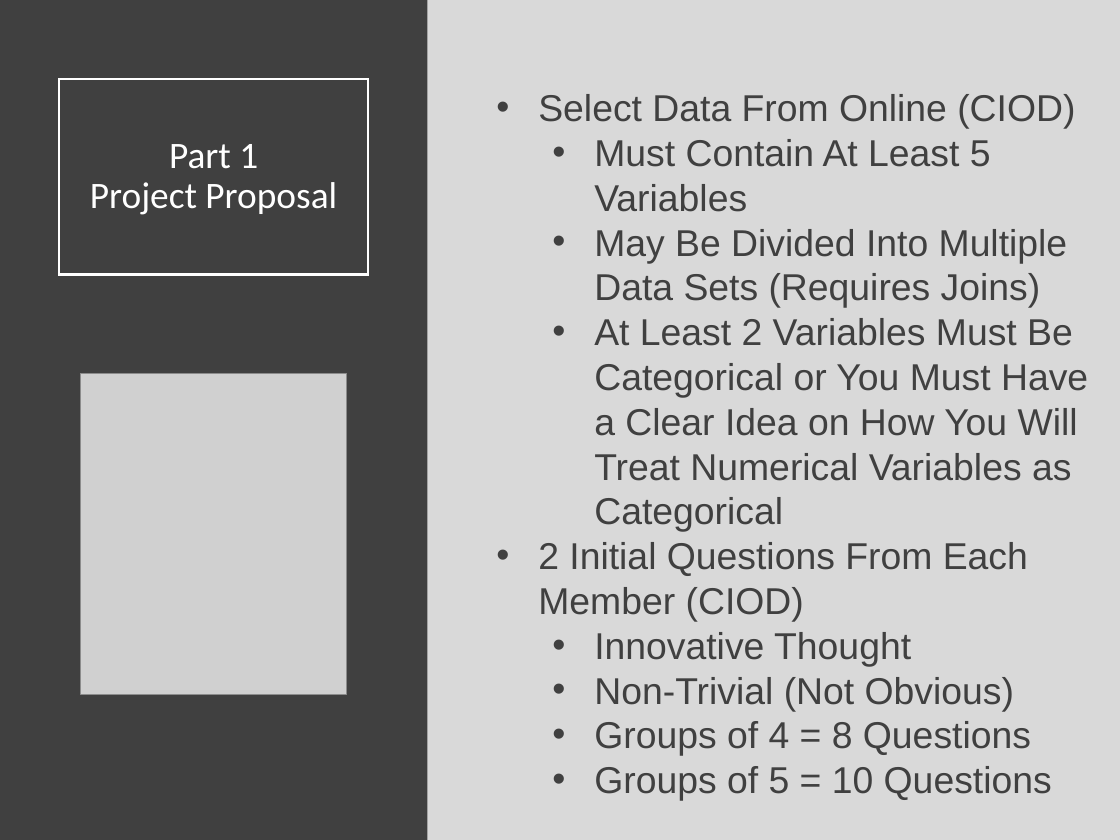
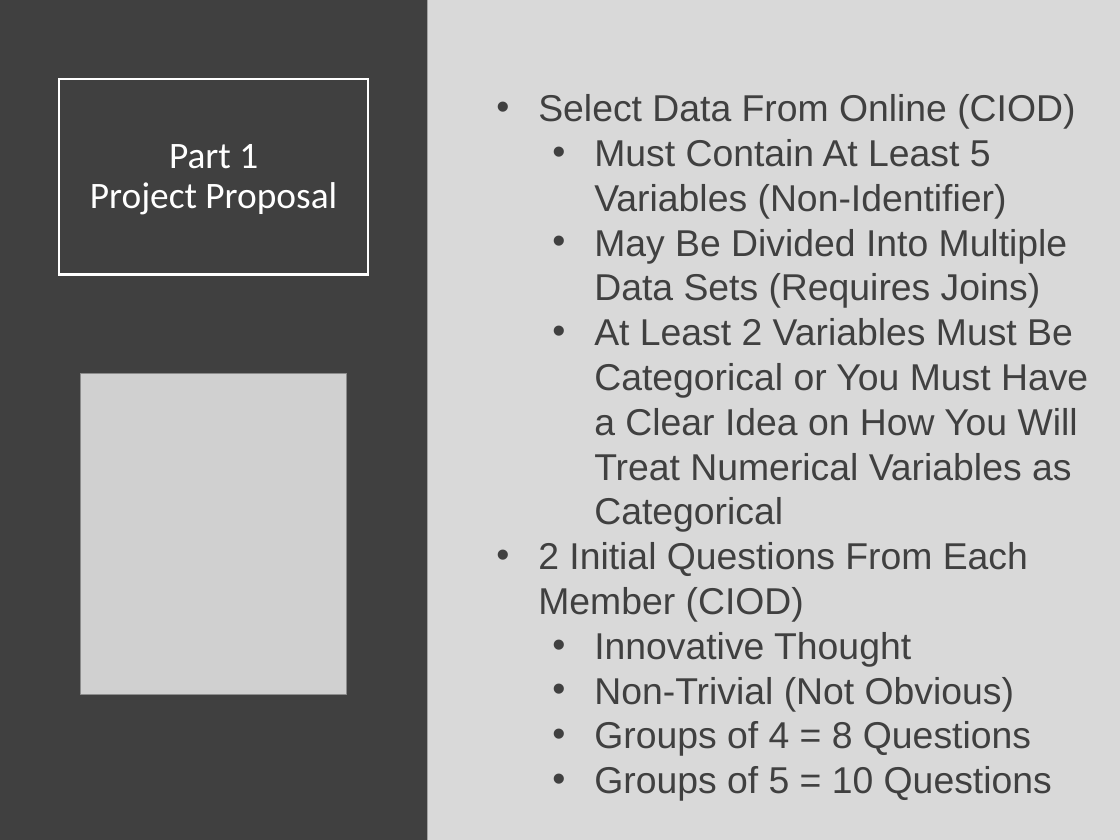
Before and after one commit to Yixf-Self/STOR320_WEBSITE, a slide deck: slide 10 of Lecture/Lecture 10/Lecture 10.pptx (slide 11 before the commit). Drawn at 1120x840 pixels with LibreOffice and Linux fonts; fonts in the diff are those of the drawing; grey boxes stand for pictures. Boxes give left, top, right and bottom in pixels: in the first picture for what was removed or moved away, otherwise in the second. Text is boxed around its words. In the diff, an @@ line names an element or a change of style, - is before the commit and + after.

```diff
--- a/Lecture/Lecture 10/Lecture 10.pptx
+++ b/Lecture/Lecture 10/Lecture 10.pptx
@@ text at box(594, 139, 1007, 218): text changed @@
-  • Must Contain At Least 5 Variables
+  • Must Contain At Least 5 Variables (Non-Identifier)
```
Also in this commit, not shown: 6 other slides changed, 2 slides added, 2 slides removed, 9 other files.
